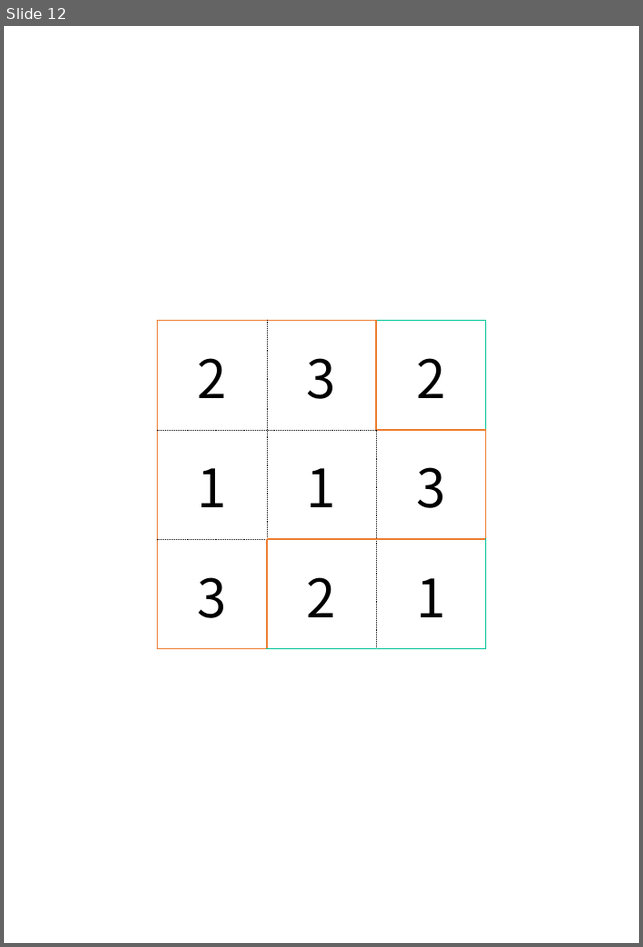
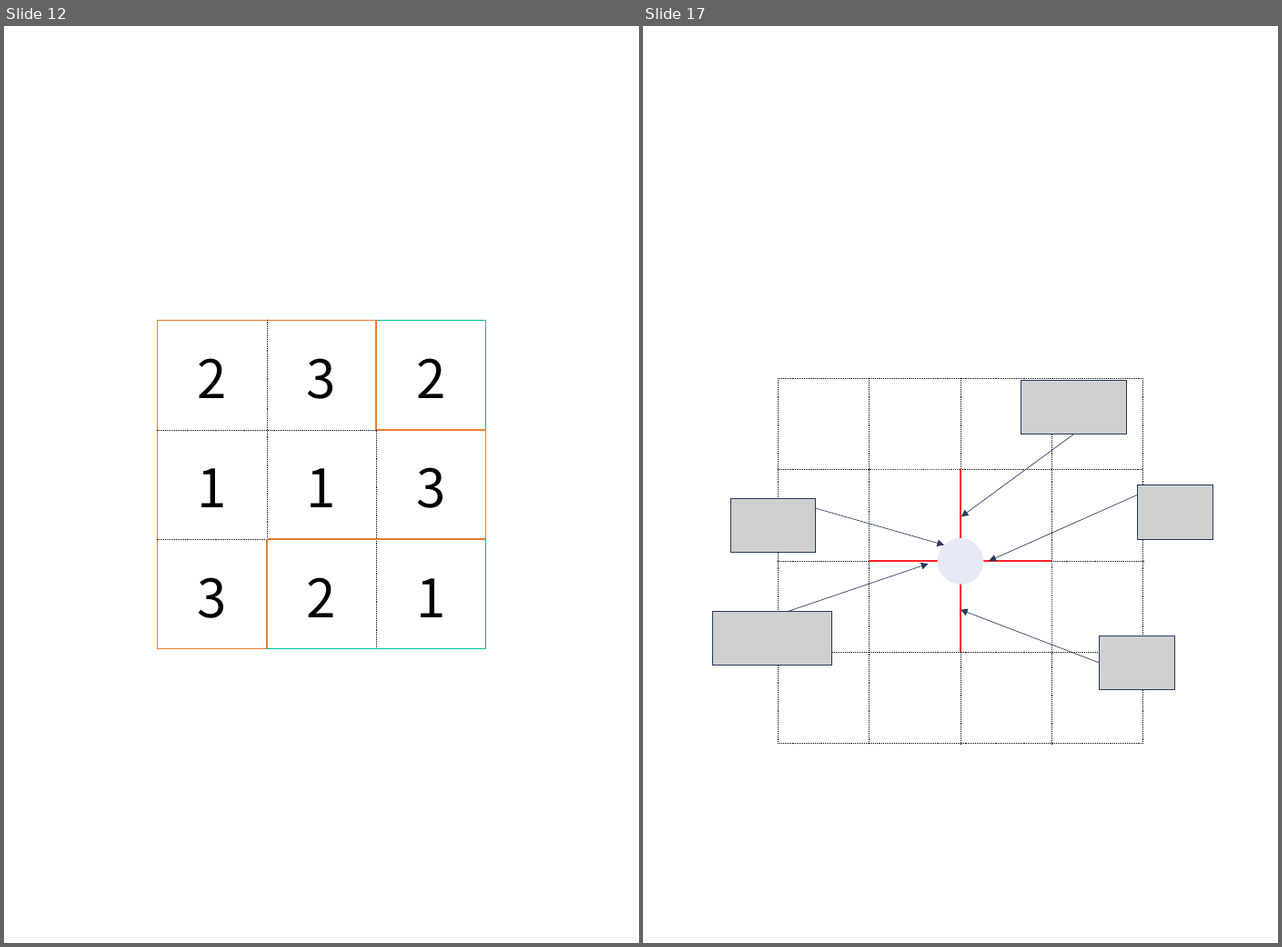
Before and after one commit to itkmaingit/Graduation_Thesis, a slide deck: making/forSVG.pptx. Shown side by side, each under a label of ours: slide 12 before the commit, slides 12 and 17 after it; the slides between them are not shown. The pictures are 643x947 and 1282x947 pixels, drawn with LibreOffice and Linux fonts; fonts in the diff are those of the drawing; grey boxes stand for pictures. Boxes give left, top, right and bottom in pixels: in the first picture for what was removed or moved away, otherwise in the second. Text is boxed around its words. In the diff, an @@ line names an element or a change of style, - is before the commit and + after.

```diff
--- a/making/forSVG.pptx
+++ b/making/forSVG.pptx
@@ slide 17 added at box(643, 26, 1278, 943), background #FFFFFF @@
@@ table added at box(687, 288, 1235, 836), 6 rows, 6 columns @@
+ |  |  |  |  | 
+ |  |  |  |  | 
+ |  |  |  |  | 
+ |  |  |  |  | 
+ |  |  |  |  | 
+ |  |  |  |  | 
@@ picture added at box(1022, 380, 1126, 435) @@
@@ arrow added from (1074, 435) to (961, 517), #28385E 0.5 pt @@
@@ picture added at box(1138, 486, 1213, 540) @@
@@ picture added at box(731, 498, 816, 553) @@
@@ arrow added from (816, 508) to (944, 545), #28385E 0.5 pt @@
@@ arrow added from (1138, 496) to (990, 561), #28385E 0.5 pt @@
@@ ellipse added at box(938, 538, 983, 584), fill #E6EAF4 @@
@@ arrow added from (789, 611) to (929, 564), #28385E 0.5 pt @@
@@ picture added at box(713, 611, 832, 666) @@
@@ arrow added from (1100, 663) to (961, 610), #28385E 0.5 pt @@
@@ picture added at box(1100, 636, 1174, 690) @@
```
Also in this commit, not shown: 3 slides changed, 17 other slides added, 1 slide removed, 13 other files.
